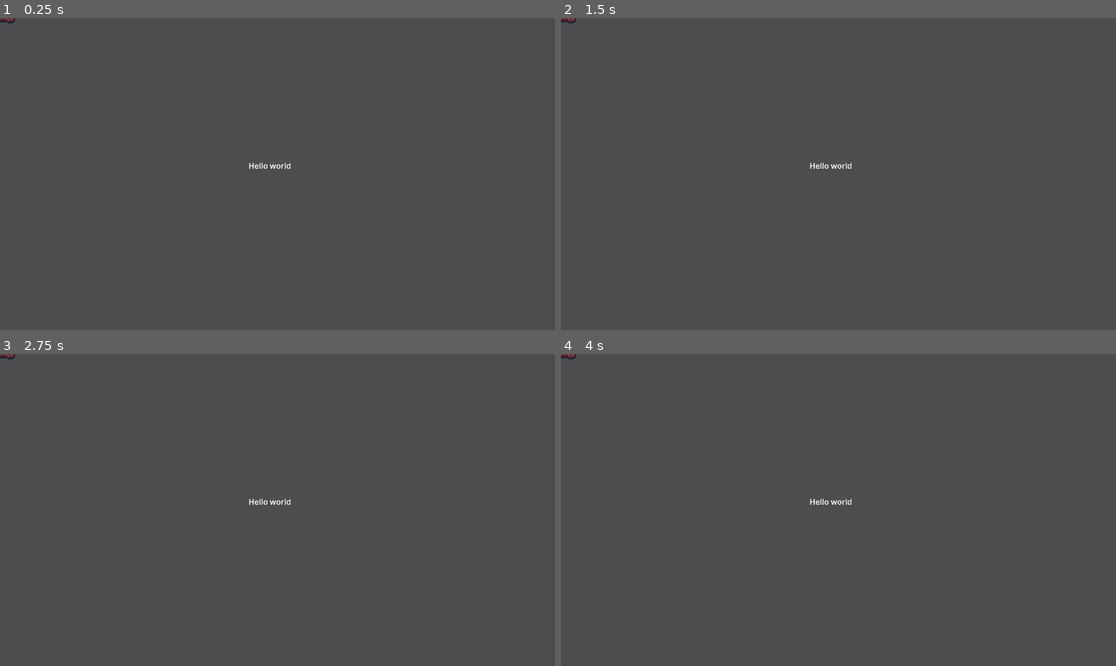
Above: before the commit, frames 1-4 (two rows, left to right).
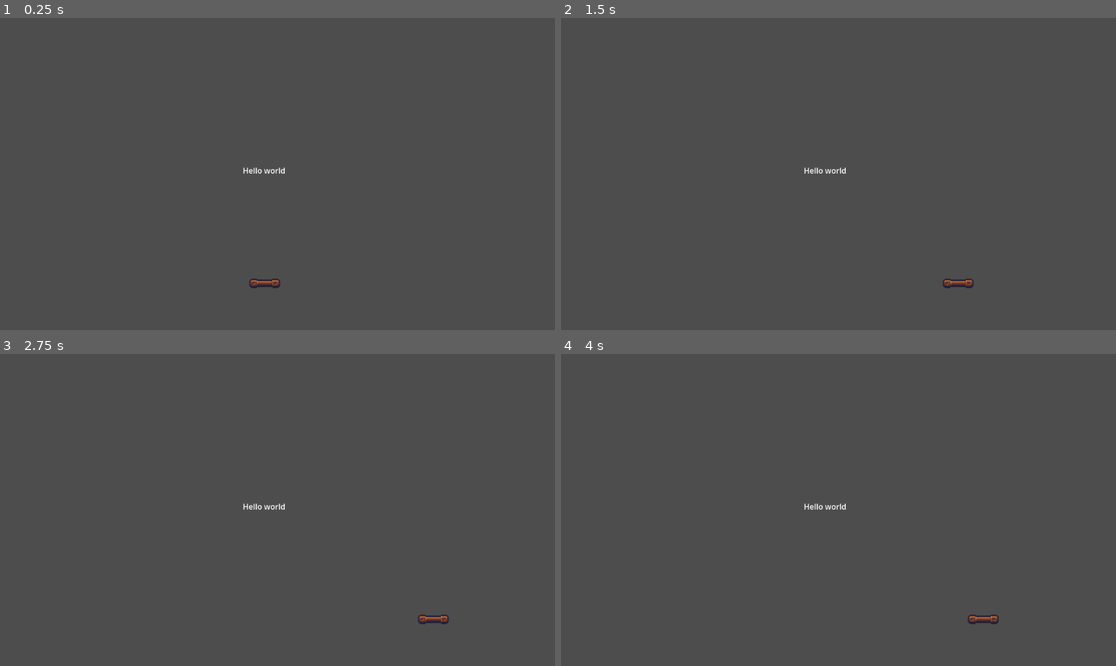
Above: after the commit, the same moments.

Repository: 34lks66/R5.A.06-Godot
Game: Godot game, scene res://casse-briques/main.tscn
The game is run twice, just before and just after one commit, with the same random seed, the same clock (stepped at 60 frames per second) and the same inputs.
Inputs:
- Up to frame 1 (0.25 s): no input
- Up to frame 2 (1.5 s): tap Enter at 0.5 s; hold Right (p1_right) 0.53-1.28 s; tap Space at 1.25 s; hold Left (p1_left) from 1.28 s (still down)
- Up to frame 3 (2.75 s): tap Enter at 2 s; release Left (p1_left) at 2.03 s; hold Right (p1_right) from 2.03 s (still down)
- Up to frame 4 (4 s): tap Space at 2.75 s; tap Enter at 3.5 s; release Right (p1_right) at 3.53 s; hold Left (p1_left) from 3.53 s (still down)

The runs differ from the first frame. In frame 1, 0.3% of the frame differs, in the area x 0-53%, y 0-87%; in frame 2, 0.3%; in frame 3, 0.3%; in frame 4, 0.3%, in the area x 0-79%, y 0-87%.

Commit message:
ControlJoueur script + screen size

Diff:
--- a/tp-casse-briques/casse-briques/main.tscn
+++ b/tp-casse-briques/casse-briques/main.tscn
@@ -1,20 +1,14 @@
-[gd_scene load_steps=3 format=3 uid="uid://myobk58tnr1q"]
+[gd_scene load_steps=2 format=3 uid="uid://myobk58tnr1q"]
 
 [ext_resource type="PackedScene" uid="uid://b8gdrejq8m5an" path="res://raquette/raquette.tscn" id="1_jdc37"]
-[ext_resource type="Texture2D" uid="uid://c8mlvn4i8vf3f" path="res://raquette/sin_raquette_a.tres" id="2_1sqh6"]
 
 [node name="Node2D" type="Node2D"]
 
 [node name="Label" type="Label" parent="."]
-offset_left = 516.0
-offset_top = 295.0
-offset_right = 605.0
-offset_bottom = 318.0
+offset_left = 504.0
+offset_top = 305.0
+offset_right = 593.0
+offset_bottom = 328.0
 text = "Hello world"
 
 [node name="Raquette" parent="." instance=ExtResource("1_jdc37")]
-position = Vector2(566, 593)
-
-[node name="Sprite" type="Sprite2D" parent="Raquette"]
-position = Vector2(-566, -593)
-texture = ExtResource("2_1sqh6")
--- a/tp-casse-briques/raquette/controlJoueur.gd
+++ b/tp-casse-briques/raquette/controlJoueur.gd
@@ -1,11 +1,26 @@
-extends Node
+extends Node2D
 
+@export var vitesse: float = 500
+var screen_size
 
 # Called when the node enters the scene tree for the first time.
 func _ready() -> void:
-	pass # Replace with function body.
+	#pass # Replace with function body.
+	screen_size = get_viewport().get_visible_rect().size
 
 
-# Called every frame. 'delta' is the elapsed time since the previous frame.
-func _process(delta: float) -> void:
-	pass
+## Called every frame. 'delta' is the elapsed time since the previous frame.
+#func _process(delta: float) -> void:
+	#pass
+
+func _physics_process(delta):
+	var direction = 0
+
+	if Input.is_action_pressed("p1_left"):
+		direction -= 1
+	if Input.is_action_pressed("p1_right"):
+		direction += 1
+
+	position.x += direction * vitesse * delta
+
+	position.x = clamp(position.x, -500, screen_size.x - 600)
--- a/tp-casse-briques/raquette/raquette.tscn
+++ b/tp-casse-briques/raquette/raquette.tscn
@@ -1,10 +1,12 @@
-[gd_scene load_steps=2 format=3 uid="uid://b8gdrejq8m5an"]
+[gd_scene load_steps=3 format=3 uid="uid://b8gdrejq8m5an"]
 
+[ext_resource type="Script" uid="uid://c8xrwduguirl7" path="res://raquette/ControlJoueur.gd" id="1_8wwvb"]
 [ext_resource type="Texture2D" uid="uid://c8mlvn4i8vf3f" path="res://raquette/sin_raquette_a.tres" id="1_w6mu3"]
 
 [node name="Raquette" type="CharacterBody2D"]
+script = ExtResource("1_8wwvb")
 
 [node name="Sprite" type="Sprite2D" parent="."]
+position = Vector2(550, 550)
+scale = Vector2(1, 0.9814815)
 texture = ExtResource("1_w6mu3")
-
-[node name="Control Joueur" type="Node" parent="."]
Not shown, changed: tp-casse-briques/raquette/controlJoueur.gd.uid
